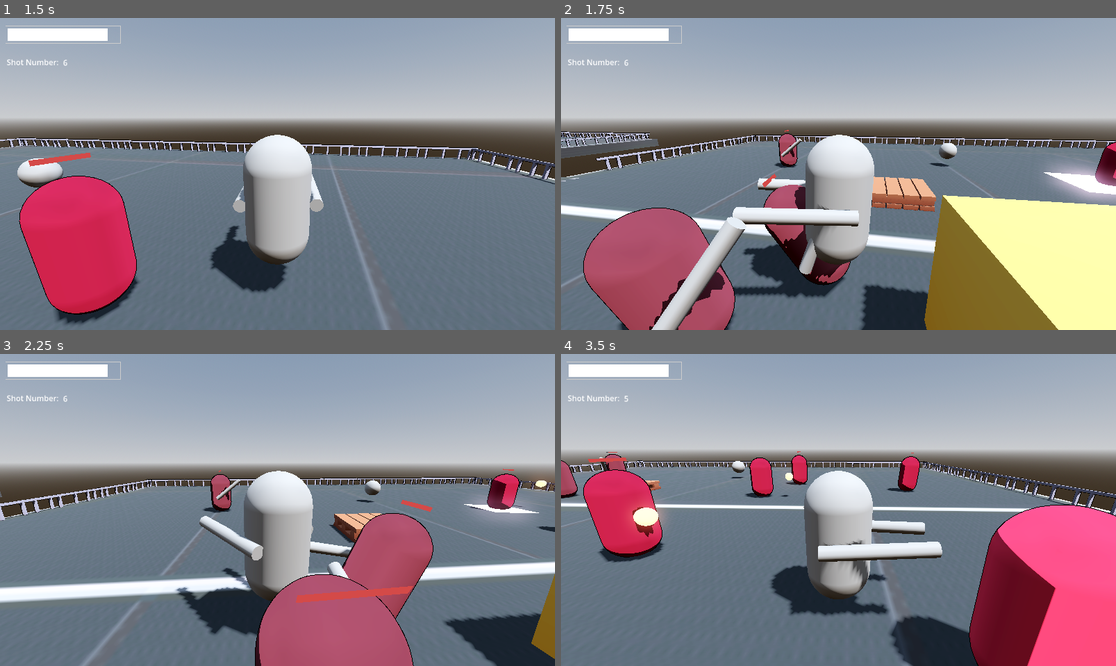
Above: before the commit, frames 1-4 (two rows, left to right).
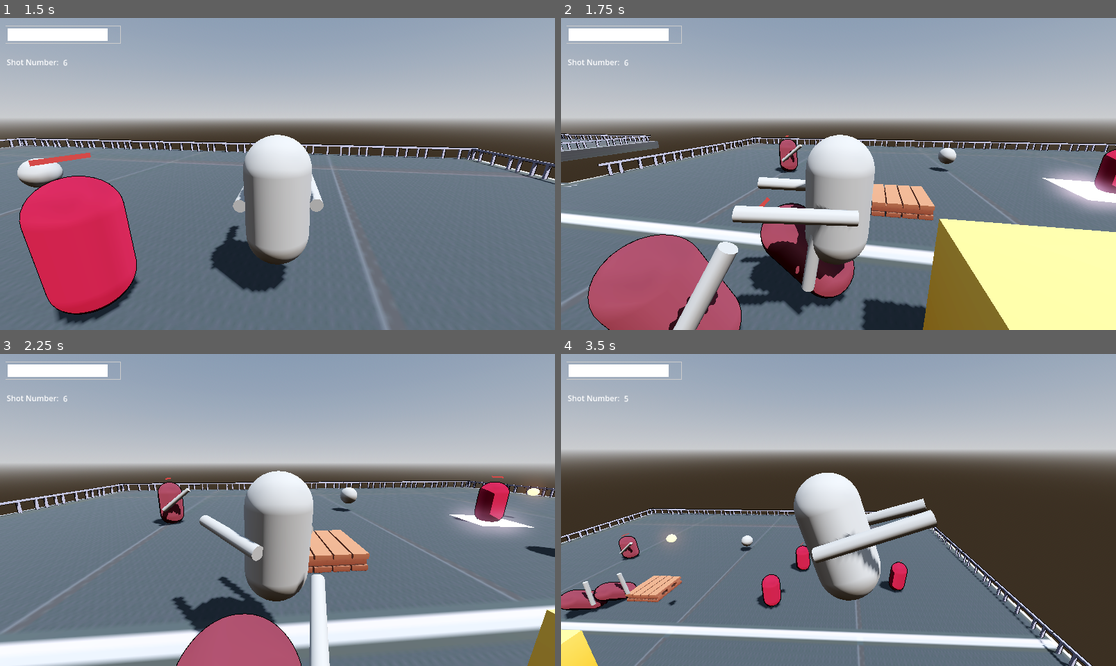
Above: after the commit, the same moments.

Repository: yashGhela/blame
Game: Godot game, scene res://levels/lab.tscn
Same seed, same stepped clock (60 frames per second), same inputs: the game is played once before the commit and once after it. The project has no main scene, so this scene is started directly.
Inputs (mouse positions are in pixels of both pictures, inside the frame that each line leads up to):
- Up to frame 1 (1.5 s): tap Enter at 0.5 s; move the mouse to (305, 174) at 0.52 s; hold W (forward) from 0.53 s (still down); tap Q (snap) at 0.6 s; tap Space (jump) at 0.77, 0.8, 1.07, 1.35 s; move the mouse to (249, 174) at 1.27 s
- Up to frame 2 (1.75 s): keep holding W (forward); tap Space (jump) at 1.52 s; tap Q (snap) at 1.55 s
- Up to frame 3 (2.25 s): keep holding W (forward); tap Space (jump) at 1.82 s; move the mouse to (288, 503) at 2.02 s; right-click (288, 503) at 2.1 s
- Up to frame 4 (3.5 s): keep holding W (forward); tap Space (jump) at 2.3, 3.02, 3.32 s; move the mouse to (832, 516) at 2.77 s; tap F (fire) at 2.85 s; tap Q (snap) at 3.05 s

Frame 1 is identical in both runs. In frame 2, 22% of the frame differs, in the area x 0-100%, y 35-100%; in frame 3, 28%; in frame 4, 41%, in the area x 0-100%, y 31-100%.

Commit message:
need to make snaap only haappen when close

Diff:
--- a/scripts/playerthirdpers.gd
+++ b/scripts/playerthirdpers.gd
@@ -3,7 +3,7 @@
 
 var SPEED = 9.0
 const JUMP_VELOCITY = 4.5
-const PHASE_JUMP_FORCE = 8.0
+const PHASE_JUMP_FORCE = 12.0
 
 var is_attacking:=false
 
@@ -54,6 +54,8 @@
 var hitcounter = 0
 
 var health = 100
+
+var can_phase_jump:=true
 
 func _input(event):
 	if event is InputEventMouseMotion:
@@ -149,12 +151,21 @@
 func movement(delta):
 	if not is_on_floor():
 		velocity += get_gravity() * delta
-
-
+		velocity.x = velocity.x/2
+		velocity.z = velocity.z/2
+
+
+	if is_on_floor():
+		can_phase_jump=true
 
 	# Handle jump.
-	if Input.is_action_just_pressed("jump") and is_on_floor():
-		velocity.y = JUMP_VELOCITY
+	if Input.is_action_just_pressed("jump"):
+		if is_on_floor():
+			velocity.y = JUMP_VELOCITY
+		elif can_phase_jump:
+			velocity.y = PHASE_JUMP_FORCE
+			can_phase_jump=false
+
 
 
 
@@ -287,6 +298,10 @@
 func snap():
 	snap_target = enemy_detector.get_furthest_enemy()
 
+	var distance = global_position.distance_to(snap_target.global_position)
+
+
+
 	if snap_target==null:
 		return
 
